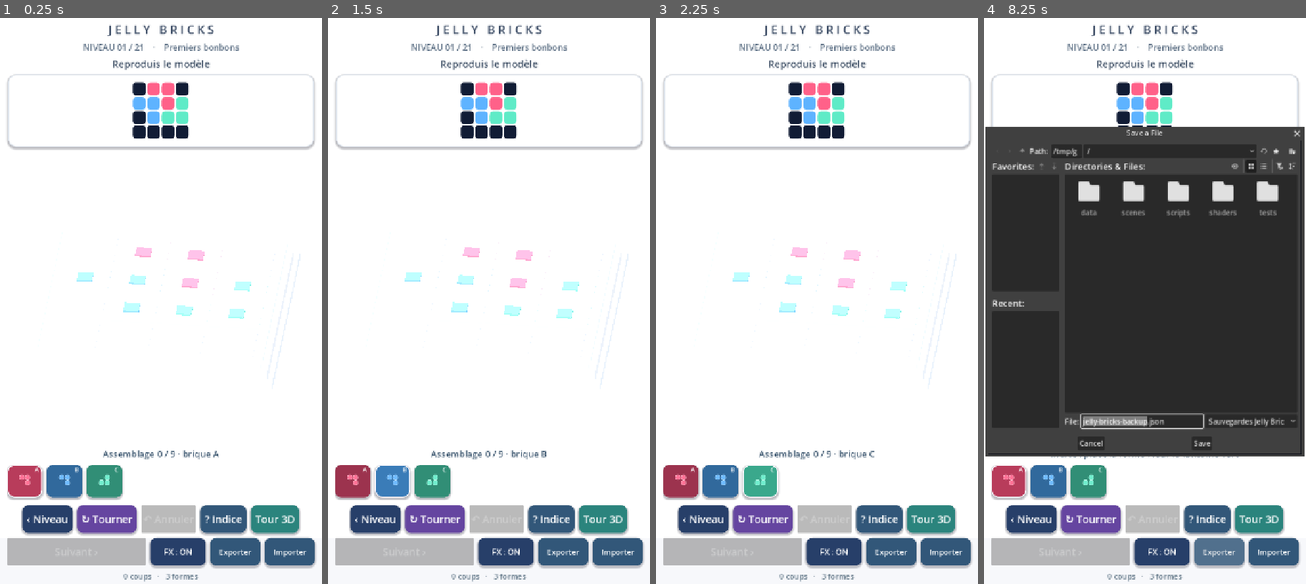
Above: before the commit, frames 1-4 (left to right).
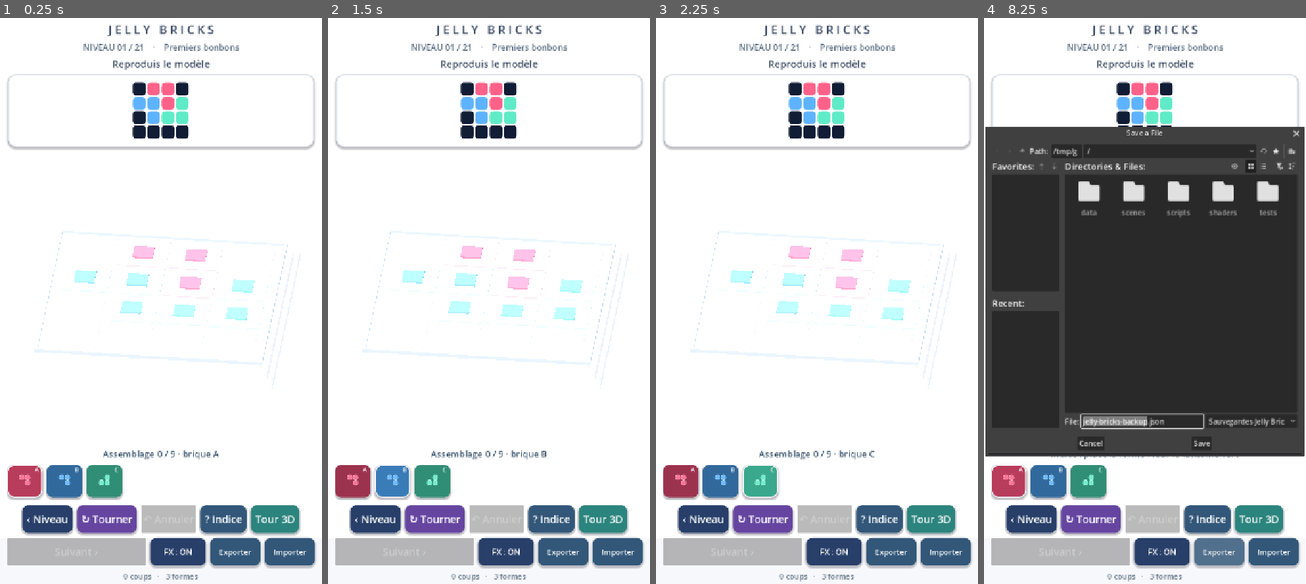
Above: after the commit, the same moments.

Repository: dbrckk/Jelly-bricks
Game: Godot game, scene res://scenes/main.tscn
The game is run twice, just before and just after one commit, with the same random seed, the same clock (stepped at 60 frames per second) and the same inputs.
Inputs (mouse positions are in pixels of both pictures, inside the frame that each line leads up to):
- Up to frame 1 (0.25 s): no input
- Up to frame 2 (1.5 s): click (353, 482) at 0.52 s; click (392, 482) at 1.27 s
- Up to frame 3 (2.25 s): click (759, 482) at 2.02 s
- Up to frame 4 (8.25 s): click "‹ Niveau" at 2.75 s; click "↻ Tourner" at 3.5 s; click "? Indice" at 4.25 s; click "Tour 3D" at 5 s; click "‹ Puzzles" at 5.75 s; click "FX : ON" at 6.5 s; click "FX : OFF" at 7.25 s; click "Exporter" at 8 s

The runs differ from the first frame. In frame 1, 0.7% of the frame differs, in the area x 11-90%, y 37-61%; in frame 2, 0.7%; in frame 3, 0.7%; in frame 4, 0.4%.

Commit message:
feat(android): contrast targets and plinth, ground jelly and polish only placed puzzle pieces

Diff:
--- a/native-godot/scripts/game_root.gd
+++ b/native-godot/scripts/game_root.gd
@@ -163,6 +163,8 @@
     stud_mesh = GEL_MESH.build_stud()
     contact_shadow_material = ShaderMaterial.new()
     contact_shadow_material.shader = preload("res://shaders/contact_shadow.gdshader")
+    # A shared stronger contact is cheaper than mobile shadow maps.
+    contact_shadow_material.set_shader_parameter("strength", .34)
     board = Node3D.new()
     board.name = "JellyBoard"
     add_child(board)
@@ -899,18 +901,18 @@
     rim.position.y = -.24
     board.add_child(rim)
     var platform := _box_mesh(Vector3(size + .28, .21, size + .28),
-        Color("#ffffff"), .52)
+        Color("#e5ebf5"), .78)
     platform.position.y = -.115
     board.add_child(platform)
     # Thin four-sided soft glow separates the board from the dark scene.
-    var trim_color := Color("#d8e5ee")
+    var trim_color := Color("#b5c9df")
     for side in [-1.0, 1.0]:
         var long_rail := _box_mesh(Vector3(size + .34, .065, .054),
-            trim_color, .12, .60)
+            trim_color, .22, .26)
         long_rail.position = Vector3(0, .002, side * (float(size) * .5 + .14))
         board.add_child(long_rail)
         var short_rail := _box_mesh(Vector3(.054, .065, size + .34),
-            trim_color, .12, .60)
+            trim_color, .22, .26)
         short_rail.position = Vector3(side * (float(size) * .5 + .14), .002, 0)
         board.add_child(short_rail)
     # Keep two instanced meshes regardless of grid size: the broad satin
@@ -927,14 +929,14 @@
                 .022, r + .5 - size / 2.0)
             var target_color := Color("#edf0f5")
             if wanted.has(at):
-                target_color = Color(PALETTE[wanted[at]]).lerp(Color.WHITE, .78)
+                target_color = Color(PALETTE[wanted[at]]).lerp(Color.WHITE, .59)
                 target_positions.append(position + Vector3(0, .025, 0))
                 target_tints.append(Color(PALETTE[wanted[at]]).lerp(Color.WHITE, .18))
             floor_positions.append(position)
             floor_tints.append(target_color)
     _add_stage_batch("FloorBatch", Vector3(.936, .016, .936),
         floor_positions, floor_tints, .55)
-    _add_stage_batch("TargetBatch", Vector3(.29, .029, .29),
+    _add_stage_batch("TargetBatch", Vector3(.39, .029, .39),
         target_positions, target_tints, .27)
     _rebuild_placements()
     _draw_preview(Vector2i(-10, -10))
@@ -971,7 +973,10 @@
     material.set_shader_parameter("candy_tint", tint)
     material.set_shader_parameter("detail", 1.0)
     material.set_shader_parameter("sheen", 0.17 if preview else 0.48)
-    material.set_shader_parameter("gel_opacity", 0.42 if preview else 0.95)
+    material.set_shader_parameter("gel_opacity", 0.42 if preview else 0.97)
+    # Keep the placement ghost translucent while finished puzzle candy
+    # catches light with the same clean photographic finish as studio Jelly.
+    material.set_shader_parameter("puzzle_lacquer", 0.0 if preview else 1.0)
     if preview:
         material.set_shader_parameter("candy_tint",
             _preview_tint(id, placement, turns))
